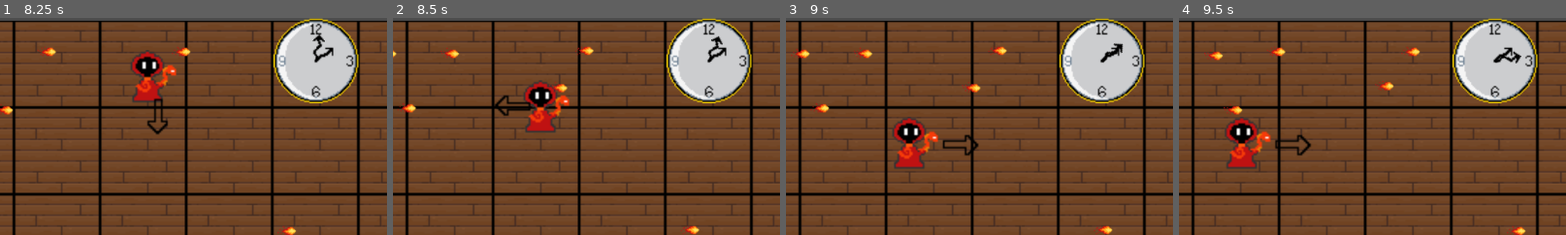
Above: before the commit, frames 1-4 (left to right).
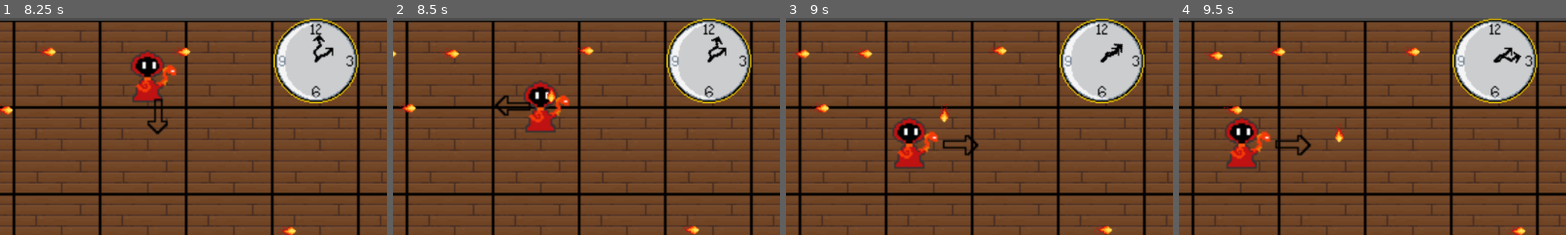
Above: after the commit, the same moments.

Repository: tredden330/Pixel_Wiz
Game: Godot game, scene res://level.tscn
Same seed, same stepped clock (60 frames per second), same inputs: the game is played once before the commit and once after it.
Inputs (mouse positions are % of the whole screen's width and height, from its top left):
- Up to frame 1 (8.25 s): move the mouse to (45, 70) at 0.52 s; hold E (fireball) 0.53-1.28 s; hold W (move_up_1) 0.53-2.03 s; move the mouse to (80, 65) at 1.27 s; tap E (fireball) at 1.35, 2.3, 3.05, 4.35, 5.3, 6.05, 7.35 s; move the mouse to (20, 35) at 2.02 s; hold Down (move_down_2) 2.03-2.78 s; hold A (left) 2.03-3.53 s; move the mouse to (55, 50) at 2.77 s; tap Up (move_up_2) at 2.85, 5.85 s; move the mouse to (35, 25) at 3.52 s; hold S (down) 3.53-4.28 s; hold E (fireball) 3.53-4.28 s; move the mouse to (72, 45) at 4.27 s; hold D (right) 4.28-5.03 s; move the mouse to (30, 55) at 5.02 s; hold W (move_up_1) 5.03-5.78 s; hold Down (move_down_2) 5.03-5.78 s; move the mouse to (60, 28) at 5.77 s; hold D (right) 5.78-8.03 s; move the mouse to (45, 70) at 6.52 s; hold E (fireball) 6.53-7.28 s; move the mouse to (80, 65) at 7.27 s; move the mouse to (20, 35) at 8.02 s; hold S (down) from 8.03 s (still down); hold Down (move_down_2) from 8.03 s (still down)
- Up to frame 2 (8.5 s): keep holding S (down); keep holding Down (move_down_2); tap E (fireball) at 8.3 s
- Up to frame 3 (9 s): move the mouse to (55, 50) at 8.77 s; release S (down) at 8.78 s; release Down (move_down_2) at 8.78 s; hold A (left) from 8.78 s (still down); tap Up (move_up_2) at 8.85 s
- Up to frame 4 (9.5 s): keep holding A (left); tap E (fireball) at 9.05 s
The pictures show only the part of the screen within x 9-59%, y 0-50%; the shares and areas given below are measured in that part.

Frame 1 is identical in both runs. In frame 2, 0.2% of the frame differs, in the area x 39-46%, y 29-39%; in frame 3, 0.2%; in frame 4, 0.2%, in the area x 40-56%, y 29-58%.

Commit message:
added directional firing

Diff:
--- a/wizard_battler/Scripts/player.gd
+++ b/wizard_battler/Scripts/player.gd
@@ -9,6 +9,8 @@
 var didCast = false
 var cooldown = 1.0
 var timer =  cooldown
+
+var facing = Vector2(1, 0)
 
 # Called when the node enters the scene tree for the first time.
 func _ready():
@@ -44,6 +46,8 @@
 		print("casting")
 		var instance = fireball.instantiate()
 		instance.position = position
+		instance.set_direction(facing)
+		instance.rotation_degrees = $Arrow_parent.rotation_degrees
 		$"..".add_child(instance)
 		fireballs.append(instance)
 
@@ -59,12 +63,16 @@
 	if abs(player_location_minus_mouse.x) > abs(player_location_minus_mouse.y):
 		if (player_location_minus_mouse.x > 0):
 			$Arrow_parent.rotation_degrees = 0
+			facing = Vector2(1, 0)
 		else:
 			$Arrow_parent.rotation_degrees = 180
+			facing = Vector2(-1, 0)
 	else:
 		if (player_location_minus_mouse.y > 0):
 			$Arrow_parent.rotation_degrees = 90
+			facing = Vector2(0, 1)
 		else:
 			$Arrow_parent.rotation_degrees = 270
+			facing = Vector2(0, -1)
 
 	print($Arrow_parent.rotation)
--- a/wizard_battler/fireball.gd
+++ b/wizard_battler/fireball.gd
@@ -10,7 +10,7 @@
 
 # Called every frame. 'delta' is the elapsed time since the previous frame.
 func _process(delta):
-	position.x += speed
+	position += direction
 
-func set_direction(direction):
-	direction = direction
+func set_direction(direction1):
+	direction = direction1
